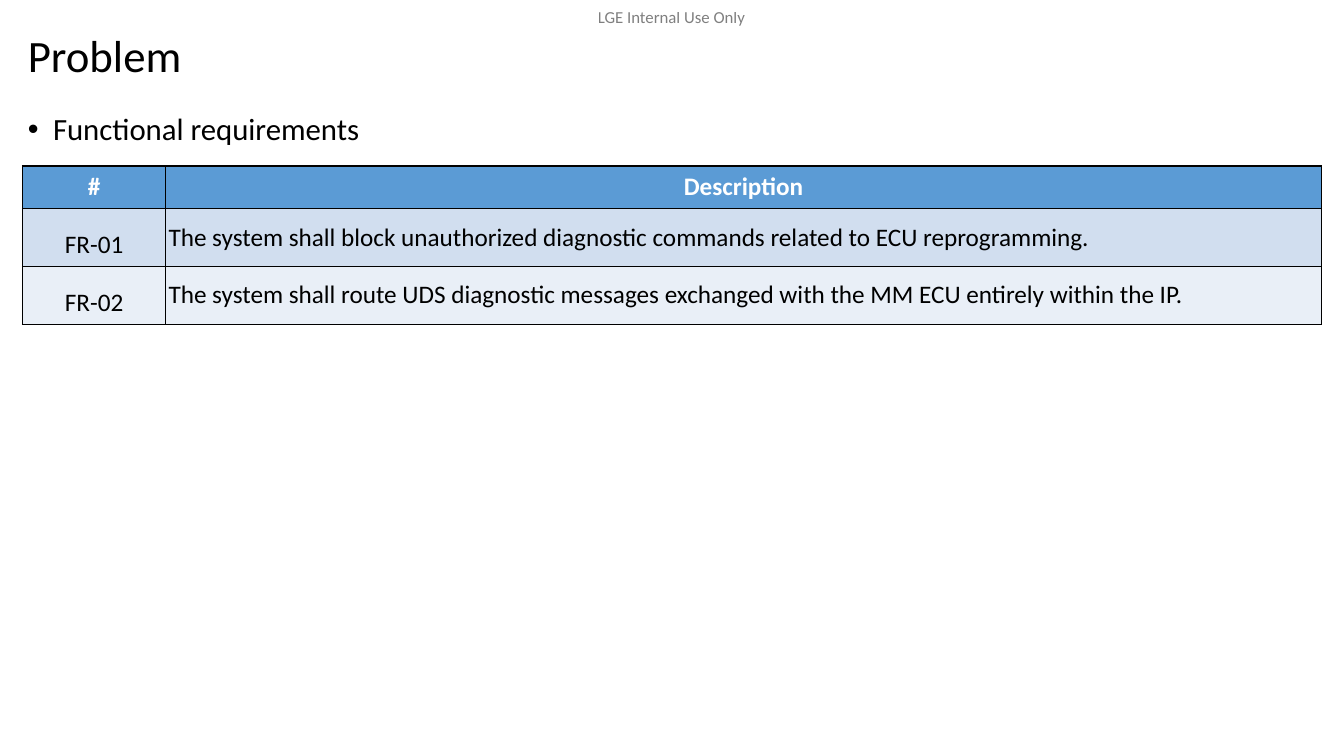
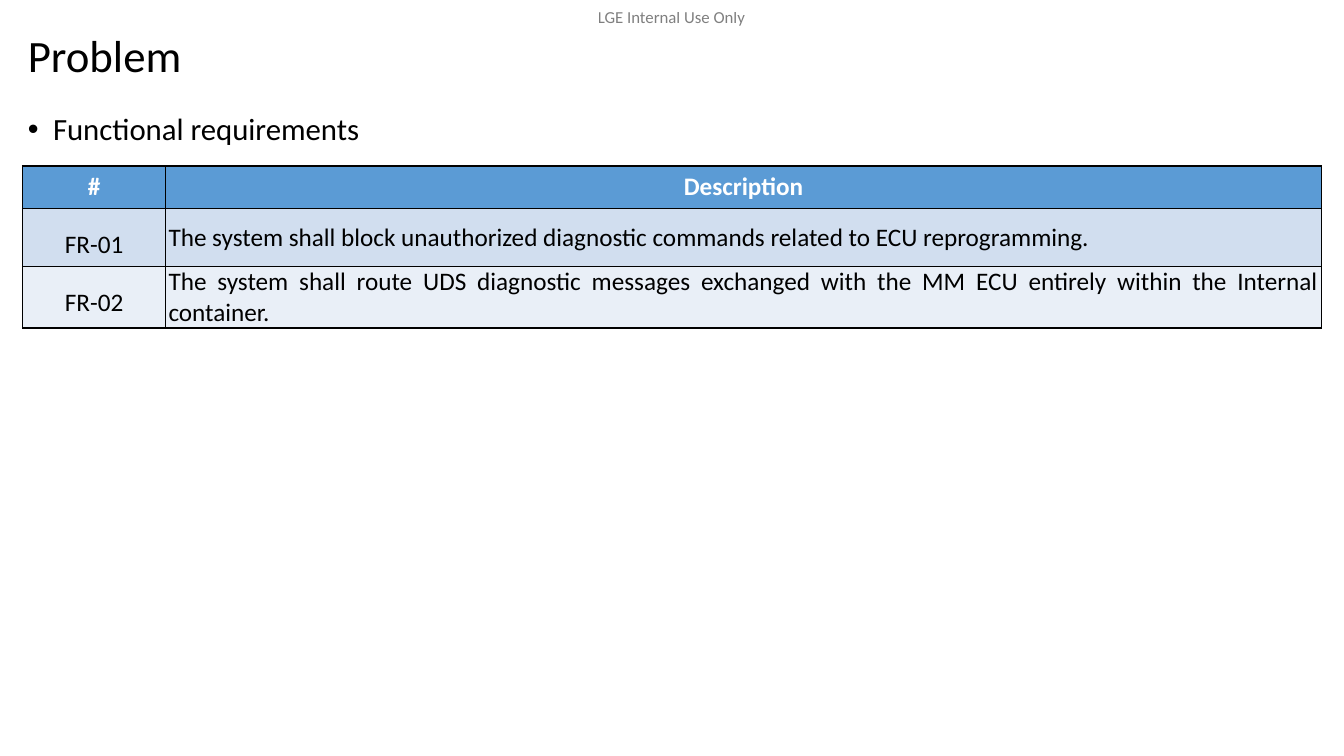
Before and after one commit to btqt/fe, a slide deck: slide 6 of design/FE_phi.vu_Design of Secure Remote Diag on Container Separation Architecture_3rd.pptx (slide 5 before the commit). Drawn at 1344x756 pixels with LibreOffice and Linux fonts; fonts in the diff are those of the drawing; background and template pictures are left out. Boxes give left, top, right and bottom in pixels: in the first picture for what was removed or moved away, otherwise in the second. Text is boxed around its words. In the diff, an @@ line names an element or a change of style, - is before the commit and + after.

```diff
--- a/design/FE_phi.vu_Design of Secure Remote Diag on Container Separation Architecture_3rd.pptx
+++ b/design/FE_phi.vu_Design of Secure Remote Diag on Container Separation Architecture_3rd.pptx
@@ table at [22,166,1322,325] @@
-row 3, column 2: The system shall route UDS diagnostic messages exchanged with the MM ECU entirely within the IP.
+row 3, column 2: The system shall route UDS diagnostic messages exchanged with the MM ECU entirely within the Internal container.
```
Also in this commit, not shown: 7 other slides changed, 1 slide added, 2 other files.
